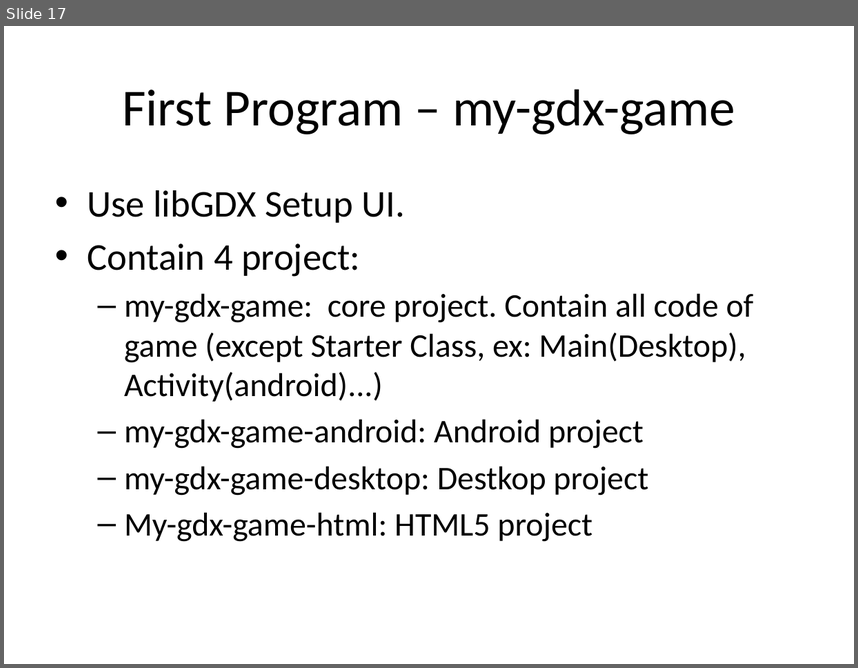
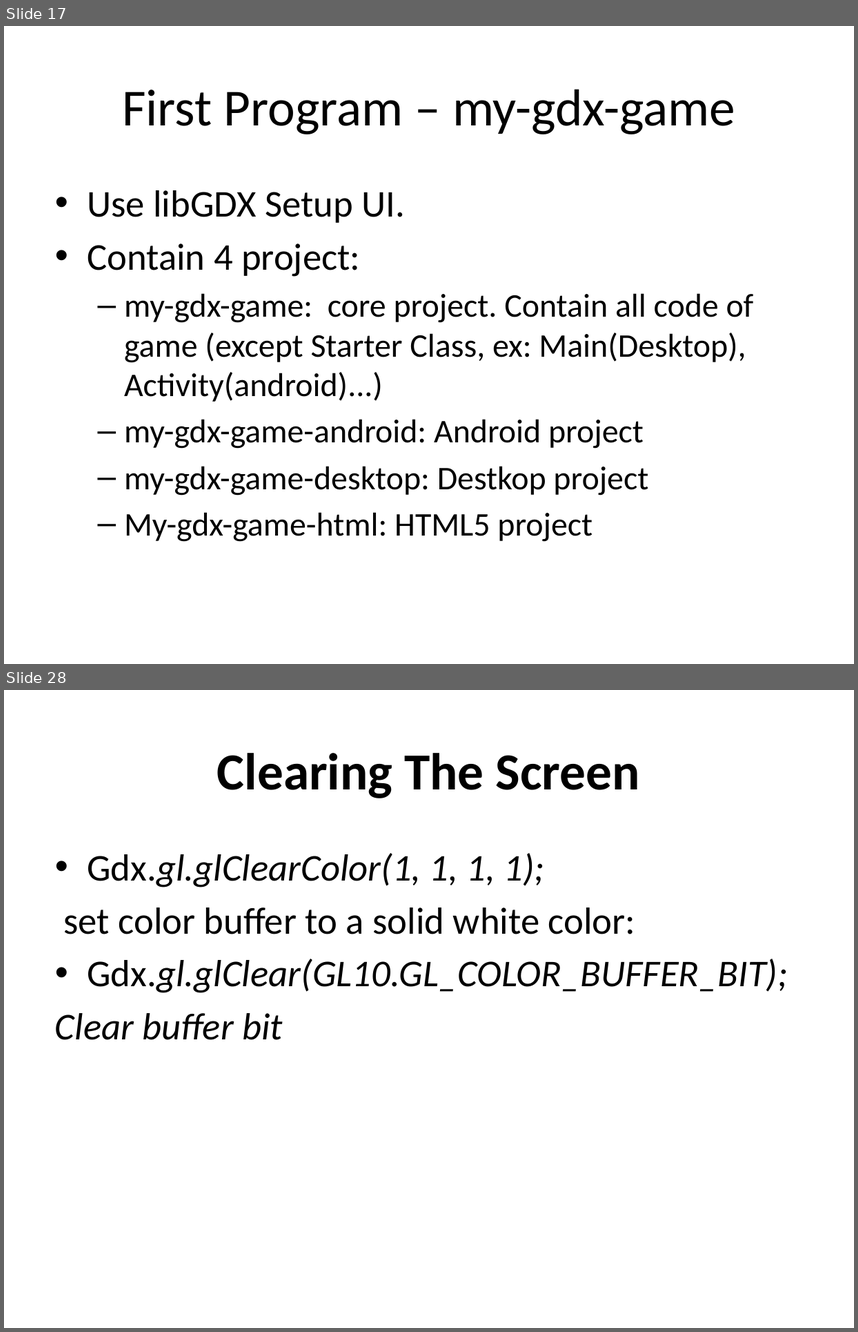
Before and after one commit to duchien85/my-gdxgame, a slide deck: Teaching/Bài 01 - Giới thiệu về Android, LibGdx.pptx. Shown one above the other, each under a label of ours: slide 17 before the commit, slides 17 and 28 after it; the slides between them are not shown. The pictures are 858x668 and 858x1332 pixels, drawn with LibreOffice and Linux fonts; fonts in the diff are those of the drawing. Boxes give left, top, right and bottom in pixels: in the first picture for what was removed or moved away, otherwise in the second. Text is boxed around its words. In the diff, an @@ line names an element or a change of style, - is before the commit and + after.

```diff
--- a/Teaching/Bài 01 - Giới thiệu về Android, LibGdx.pptx
+++ b/Teaching/Bài 01 - Giới thiệu về Android, LibGdx.pptx
@@ slide 28 added at [4,690,854,1328], background #FFFFFF @@
@@ title added at [217,753,640,798], 44 pt, text #000000, bold @@
+Clearing The Screen
@@ text added at [55,853,788,1040], 32 pt, text #000000, italic @@
+• Gdx.gl.glClearColor(1, 1, 1, 1);
+set color buffer to a solid white color:
+• Gdx.gl.glClear(GL10.GL_COLOR_BUFFER_BIT);
+Clear buffer bit
```
Also in this commit, not shown: 66 other slides added, 1 other file.
